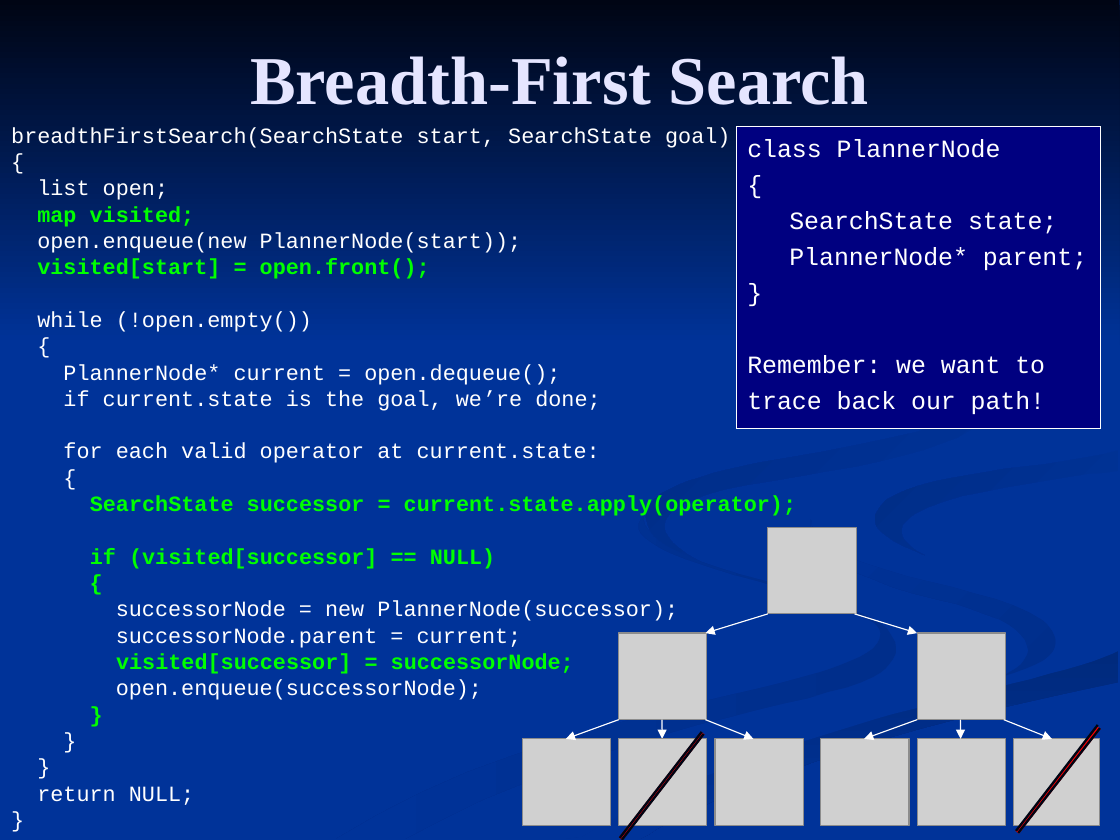
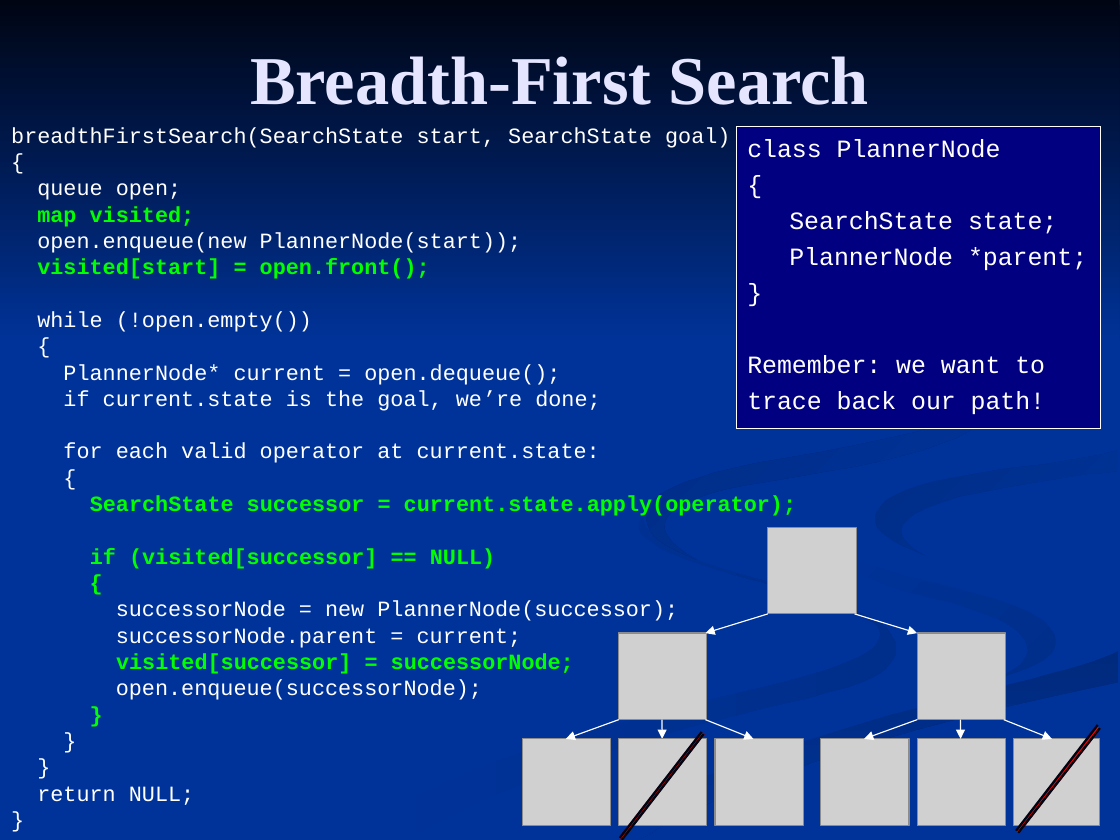
Before and after one commit to FleepyBeepy/Artificial-Intelligence, a slide deck: slide 6 of Lecture Slides/2.2 - Breadth First Search.ppt. Drawn at 1120x840 pixels with LibreOffice and Linux fonts; fonts in the diff are those of the drawing; grey boxes stand for pictures; background and template pictures are left out. Boxes give left, top, right and bottom in pixels: in the first picture for what was removed or moved away, otherwise in the second. Text is boxed around its words. In the diff, an @@ line names an element or a change of style, - is before the commit and + after.

```diff
--- a/Lecture Slides/2.2 - Breadth First Search.ppt
+++ b/Lecture Slides/2.2 - Breadth First Search.ppt
@@ text at box(37, 183, 181, 200): text changed @@
-list open;
+queue open;
@@ text in rectangle at box(789, 247, 1087, 270): spaces changed @@
-PlannerNode* parent;
+PlannerNode *parent;
```
Also in this commit, not shown: 8 other slides changed, 41 other files.
